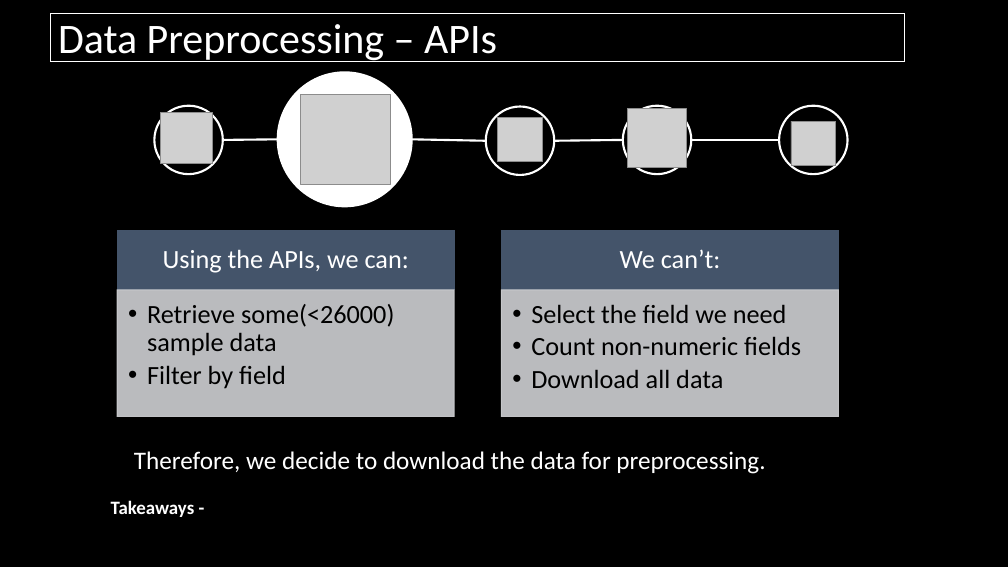
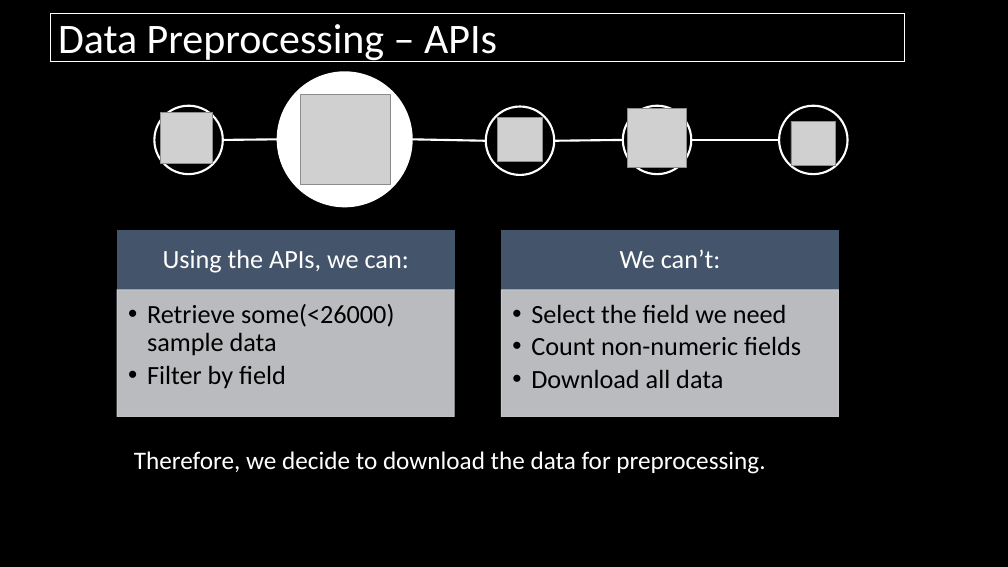
Before and after one commit to Nntraveler/CDSSHackathon, a slide deck: slide 4 of Hackathon.pptx (slide 5 before the commit). Drawn at 1008x567 pixels with LibreOffice and Linux fonts; fonts in the diff are those of the drawing; grey boxes stand for pictures. Boxes give left, top, right and bottom in pixels: in the first picture for what was removed or moved away, otherwise in the second. Text is boxed around its words. In the diff, an @@ line names an element or a change of style, - is before the commit and + after.

```diff
--- a/Hackathon.pptx
+++ b/Hackathon.pptx
@@ text removed at (x1=111, y1=500, x2=195, y2=517) @@
-Takeaways -
```
Also in this commit, not shown: 4 other slides changed, 2 slides added, 1 slide removed.
